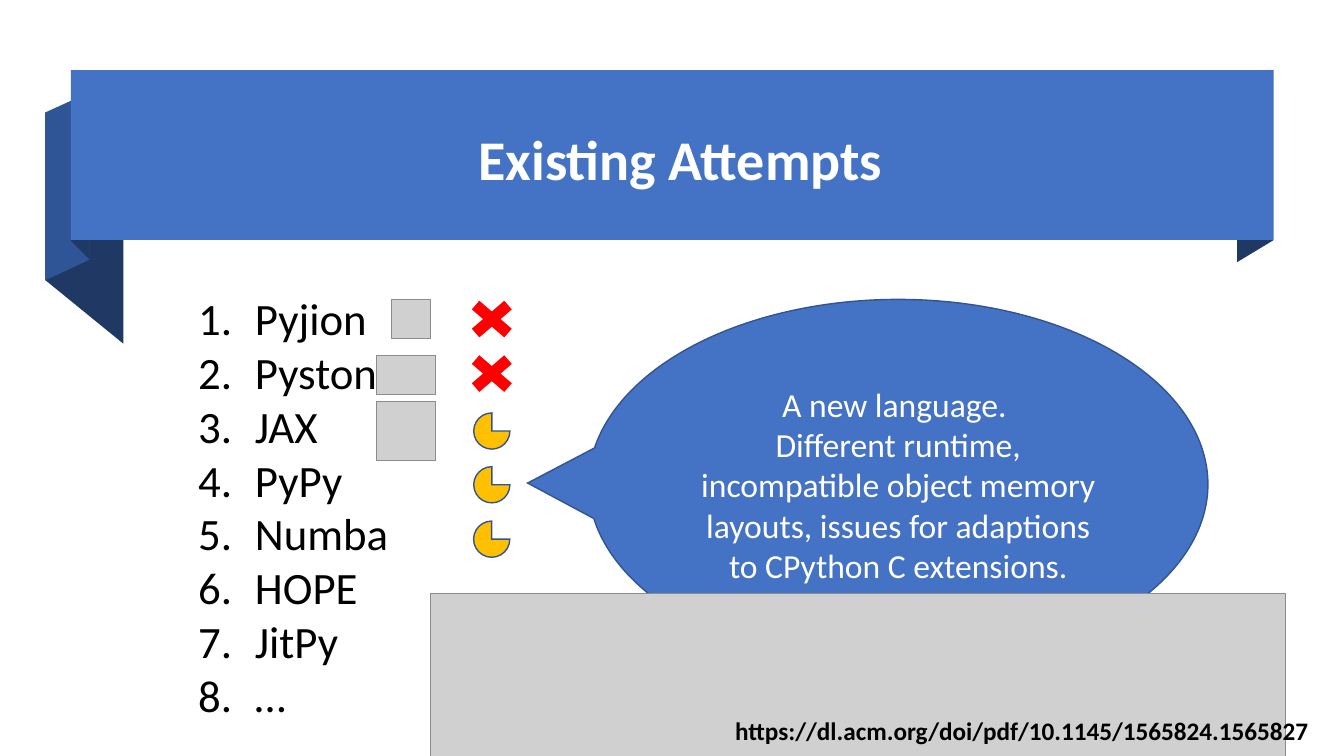
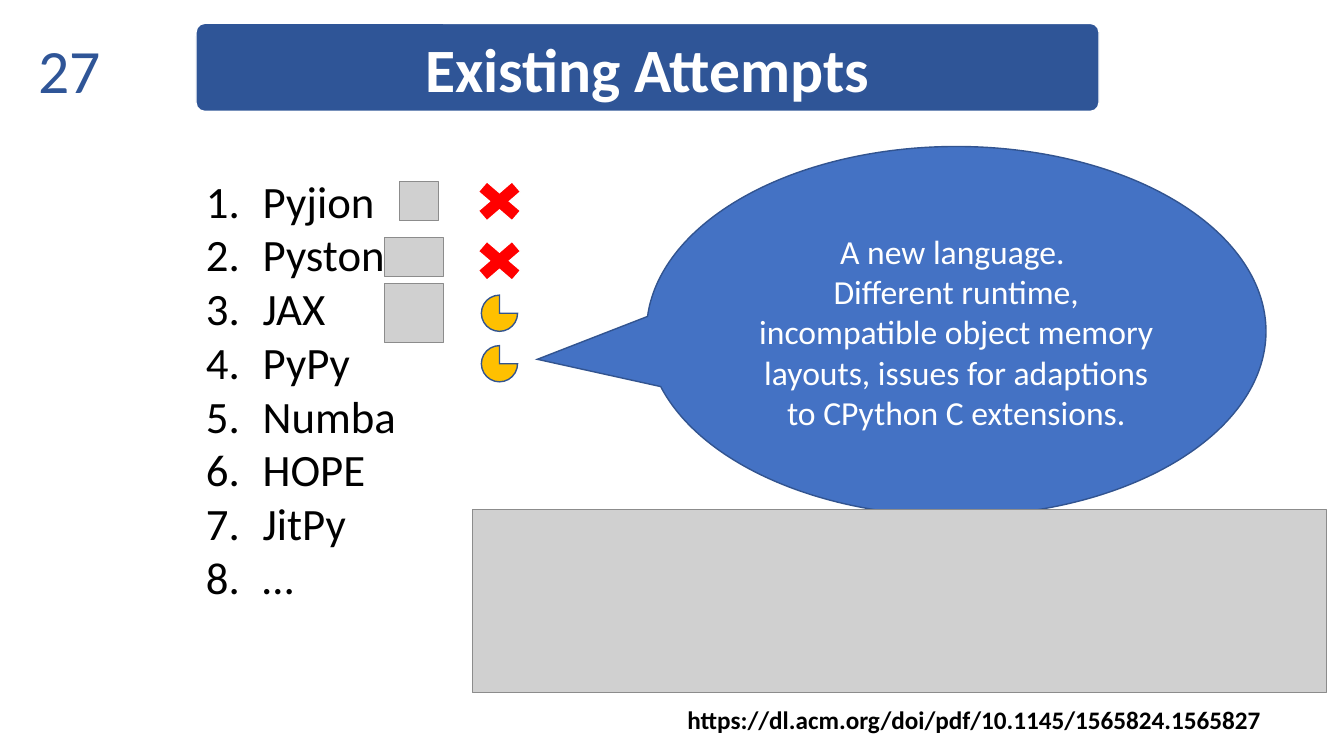
Before and after one commit to thautwarm/diojit, a slide deck: slide 27 of docs/Taine.pptx (slide 21 before the commit). Drawn at 1344x756 pixels with LibreOffice and Linux fonts; fonts in the diff are those of the drawing; grey boxes stand for pictures. Boxes give left, top, right and bottom in pixels: in the first picture for what was removed or moved away, otherwise in the second. Text is boxed around its words. In the diff, an @@ line names an element or a change of style, - is before the commit and + after.

```diff
--- a/docs/Taine.pptx
+++ b/docs/Taine.pptx
@@ rounded rectangle "Existing Attempts" resized from (x1=478, y1=140, x2=882, y2=190) to (x1=196, y1=23, x2=1099, y2=111) @@
@@ rounded rectangle "Existing Attempts" at (x1=196, y1=23, x2=1099, y2=111): size 40 to 44 pt; line spacing 0.9 to 1; vertical alignment middle to top; fill none to #2F5597; outline none to #FFFFFF 1 pt @@
@@ page number added at (x1=38, y1=53, x2=100, y2=93), 44 pt, text #2F5597 @@
+27
@@ rectangle removed at (x1=71, y1=71, x2=1273, y2=241) @@
@@ freeform shape removed at (x1=72, y1=71, x2=90, y2=259) @@
@@ freeform shape removed at (x1=1237, y1=71, x2=1273, y2=263) @@
@@ freeform shape removed at (x1=45, y1=113, x2=124, y2=344) @@
@@ freeform shape removed at (x1=45, y1=93, x2=90, y2=281) @@
@@ speech bubble "A new language." moved from (x1=589, y1=299, x2=1209, y2=669) to (x1=646, y1=146, x2=1266, y2=516) @@
@@ speech bubble "A new language." at (x1=646, y1=146, x2=1266, y2=516): proportions changed @@
@@ 1 text, 1 picture, 1 cross moved together from (x1=255, y1=291, x2=524, y2=666) to (x1=263, y1=173, x2=531, y2=548) @@
@@ picture moved from (x1=391, y1=299, x2=431, y2=339) to (x1=399, y1=181, x2=439, y2=221) @@
@@ cross moved from (x1=460, y1=346, x2=524, y2=402) to (x1=467, y1=233, x2=531, y2=289) @@
@@ picture moved from (x1=377, y1=401, x2=436, y2=460) to (x1=384, y1=284, x2=443, y2=343) @@
@@ pie slice (boxed as its full ellipse) moved from (x1=474, y1=467, x2=510, y2=503) to (x1=482, y1=295, x2=518, y2=332) @@
@@ pie slice (boxed as its full ellipse) moved from (x1=474, y1=413, x2=510, y2=450) to (x1=482, y1=346, x2=518, y2=382) @@
@@ picture resized from (x1=431, y1=593, x2=1285, y2=756) to (x1=472, y1=509, x2=1326, y2=693) @@
@@ pie slice (boxed as its full ellipse) removed at (x1=474, y1=521, x2=510, y2=558) @@
@@ text "https://dl.acm.org/doi/pdf/10.1145/1565824.1565827" rewrapped from (x1=735, y1=719, x2=1308, y2=746) to (x1=687, y1=711, x2=1260, y2=734) @@
```
Also in this commit, not shown: 40 other slides changed, 20 slides added, 15 slides removed, 4 other files.
